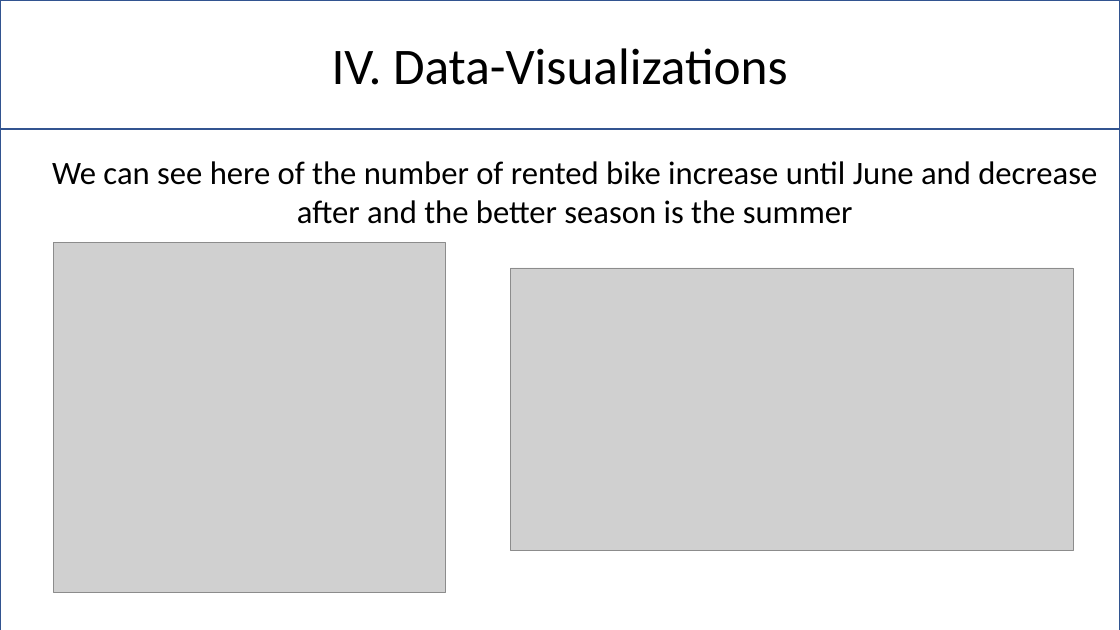
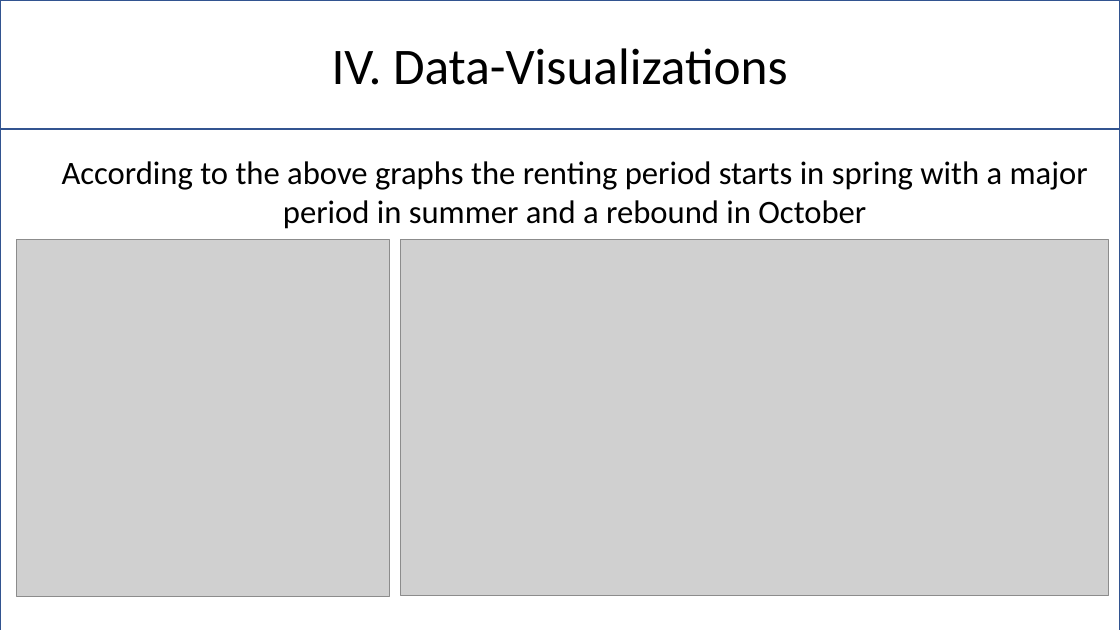
Before and after one commit to Pierre-Portfolio/Seoul-Bike-Sharing, a slide deck: slide 7 of livrable/rapport/SeoulPierreAnthony.pptx. Drawn at 1120x630 pixels with LibreOffice and Linux fonts; fonts in the diff are those of the drawing; grey boxes stand for pictures; background and template pictures are left out. Boxes give left, top, right and bottom in pixels: in the first picture for what was removed or moved away, otherwise in the second. Text is boxed around its words. In the diff, an @@ line names an element or a change of style, - is before the commit and + after.

```diff
--- a/livrable/rapport/SeoulPierreAnthony.pptx
+++ b/livrable/rapport/SeoulPierreAnthony.pptx
@@ text at bbox=[62, 161, 1088, 229]: text changed @@
-We can see here of the number of rented bike increase until June and decrease after and the better season is the summer
+According to the above graphs the renting period starts in spring with a major period in summer and a rebound in October
@@ picture: place and size @@
-picture at bbox=[54, 243, 445, 593]
+picture at bbox=[16, 240, 389, 597]
@@ picture: place and size @@
-picture at bbox=[511, 268, 1073, 551]
+picture at bbox=[401, 240, 1108, 596]
```
Also in this commit, not shown: 3 other slides changed.
